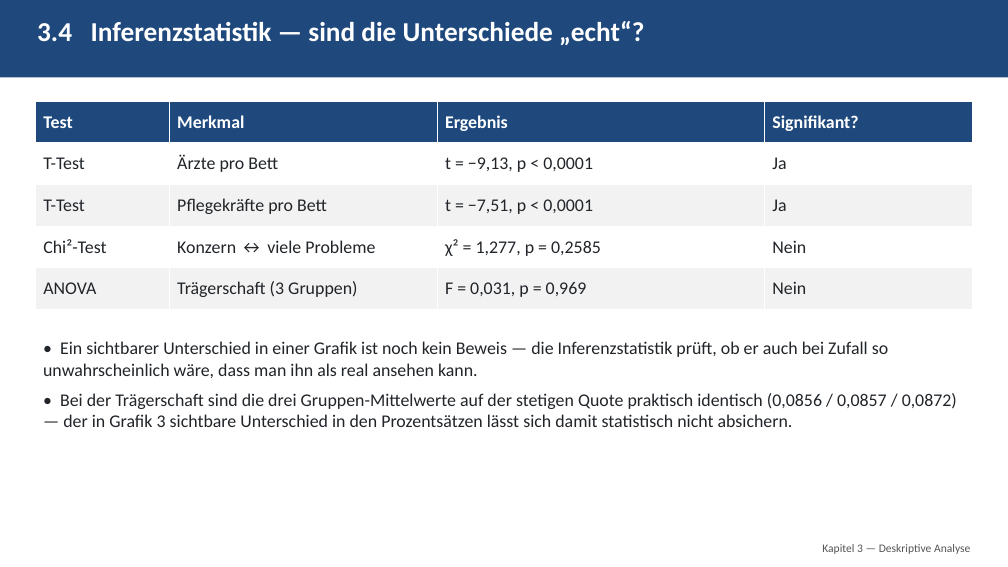
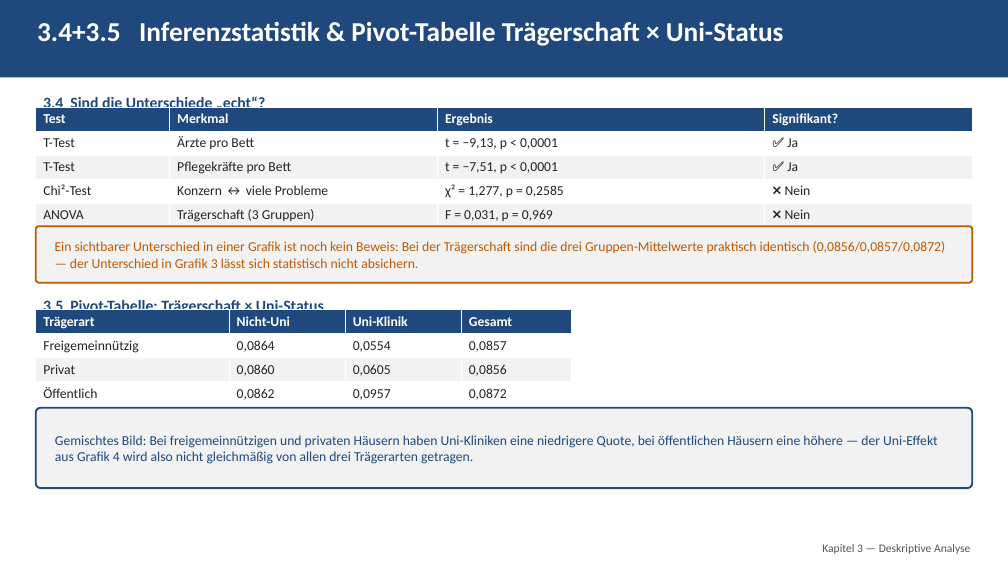
Before and after one commit to eufunk/Qualitaets_Muster_Finder, a slide deck: slide 20 of Doku/PPT/Projektbegleitende_Praesentation.pptx (slide 23 before the commit). Drawn at 1008x567 pixels with LibreOffice and Linux fonts; fonts in the diff are those of the drawing. Boxes give left, top, right and bottom in pixels: in the first picture for what was removed or moved away, otherwise in the second. Text is boxed around its words. In the diff, an @@ line names an element or a change of style, - is before the commit and + after.

```diff
--- a/Doku/PPT/Projektbegleitende_Praesentation.pptx
+++ b/Doku/PPT/Projektbegleitende_Praesentation.pptx
@@ text added at [37, 22, 784, 46], 26 pt, text #FFFFFF, bold @@
+3.4+3.5 Inferenzstatistik & Pivot-Tabelle Trägerschaft × Uni-Status
@@ table at [36, 107, 972, 226] @@
-row 2, column 4: Ja
+row 2, column 4: ✅ Ja
-row 3, column 4: Ja
+row 3, column 4: ✅ Ja
-row 4, column 4: Nein
+row 4, column 4: ❌ Nein
-row 5, column 4: Nein
+row 5, column 4: ❌ Nein
@@ size 17 to 13 pt @@
@@ table: place and size @@
-table at [36, 101, 972, 310]
+table at [36, 107, 972, 226]
@@ text at [43, 95, 265, 113]: text changed; size 26 to 15 pt; text colour #FFFFFF to #1F497D @@
-3.4 Inferenzstatistik — sind die Unterschiede „echt“?
+3.4 Sind die Unterschiede „echt“?
@@ rounded rectangle added at [36, 226, 972, 283], fill #F2F2F2, outline #BF5A00 1.75 pt, 13 pt, text #BF5A00 @@
+Ein sichtbarer Unterschied in einer Grafik ist noch kein Beweis: Bei der Trägerschaft sind die drei Gruppen-Mittelwerte praktisch identisch (0,0856/0,0857/0,0872) — der Unterschied in Grafik 3 lässt sich statistisch nicht absichern.
@@ text added at [43, 297, 324, 315], 15 pt, text #1F497D, bold @@
+3.5 Pivot-Tabelle: Trägerschaft × Uni-Status
@@ table added at [36, 309, 572, 404], 4 rows, 4 columns @@
+Trägerart | Nicht-Uni | Uni-Klinik | Gesamt
+Freigemeinnützig | 0,0864 | 0,0554 | 0,0857
+Privat | 0,0860 | 0,0605 | 0,0856
+Öffentlich | 0,0862 | 0,0957 | 0,0872
@@ text removed at [43, 341, 957, 427] @@
-• Ein sichtbarer Unterschied in einer Grafik ist noch kein Beweis — die Inferenzstatistik prüft, ob er auch bei Zufall so unwahrscheinlich wäre, dass man ihn als real ansehen kann.
-• Bei der Trägerschaft sind die drei Gruppen-Mittelwerte auf der stetigen Quote praktisch identisch (0,0856 / 0,0857 / 0,0872) — der in Grafik 3 sichtbare Unterschied in den Prozentsätzen lässt sich damit statistisch nicht absichern.
@@ rounded rectangle added at [36, 408, 972, 488], fill #F2F2F2, outline #1F497D 1.75 pt, 13 pt, text #1F497D @@
+Gemischtes Bild: Bei freigemeinnützigen und privaten Häusern haben Uni-Kliniken eine niedrigere Quote, bei öffentlichen Häusern eine höhere — der Uni-Effekt aus Grafik 4 wird also nicht gleichmäßig von allen drei Trägerarten getragen.
```
Also in this commit, not shown: 25 other slides changed, 8 slides removed, 28 other files.
